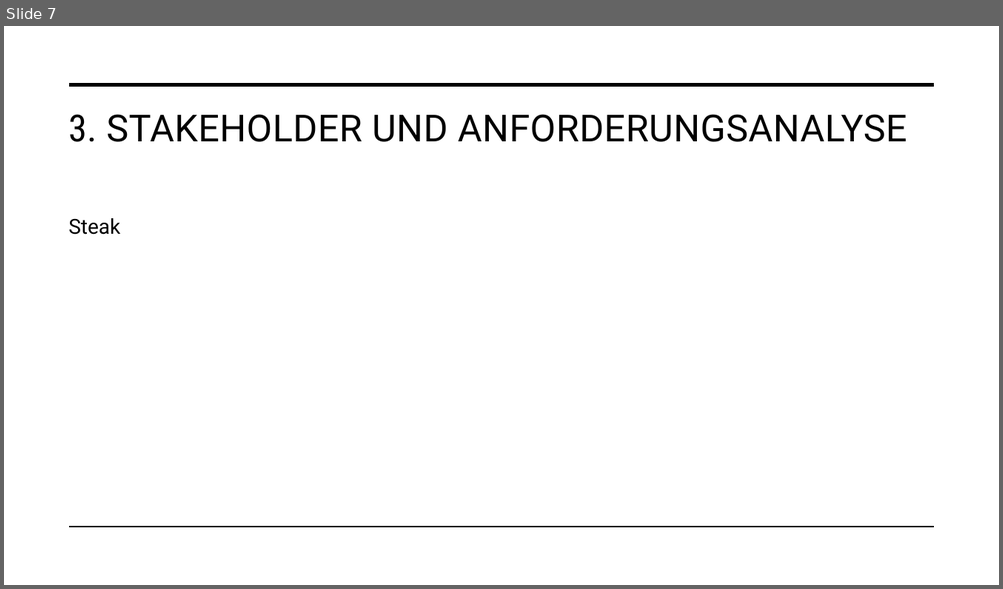
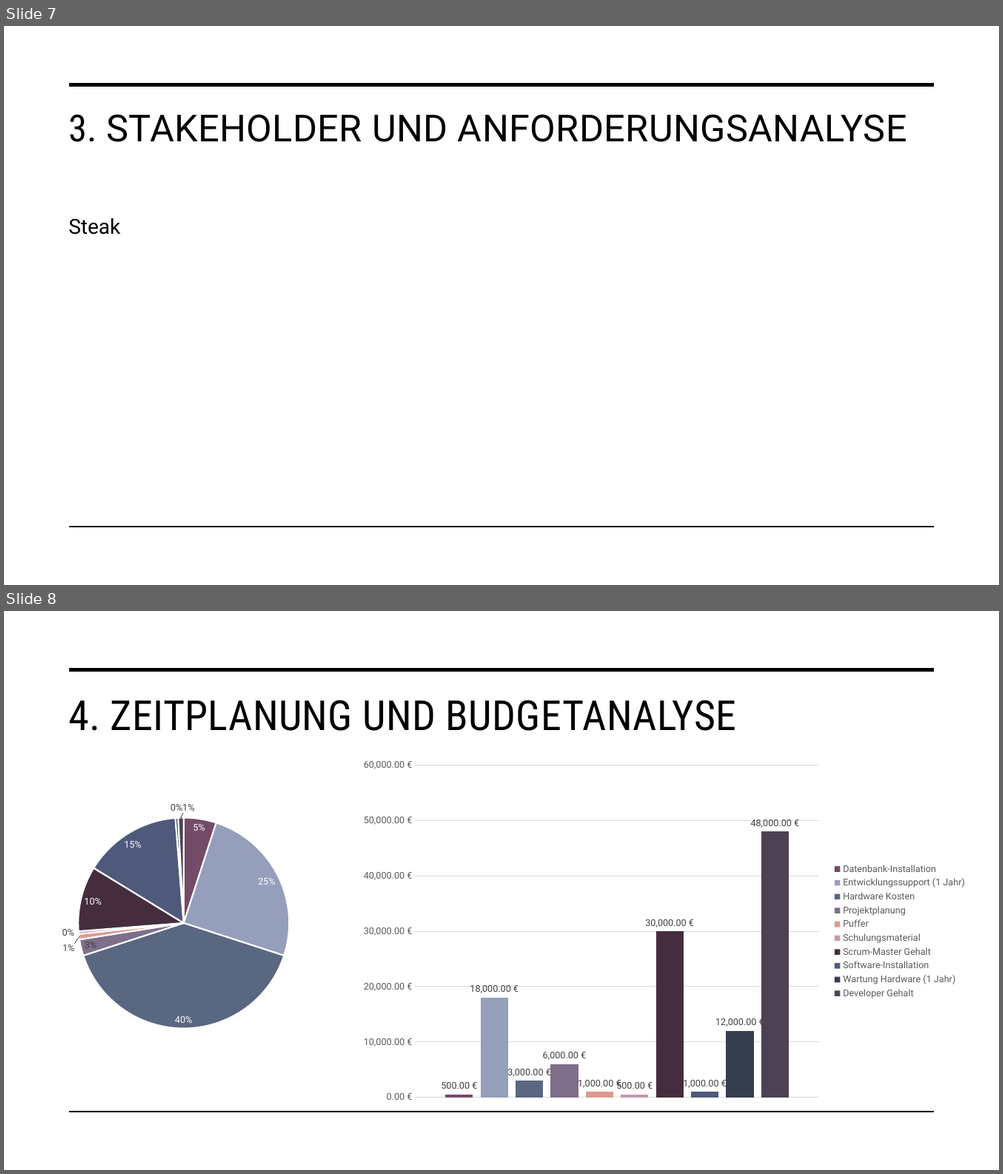
Before and after one commit to malu254/Eifrige-Otter-PM, a slide deck: Abgabe/Dokumentation/Präsentation.pptx. Shown one above the other, each under a label of ours: slide 7 before the commit, slides 7 and 8 after it. The pictures are 1003x589 and 1003x1174 pixels, drawn with LibreOffice and Linux fonts; fonts in the diff are those of the drawing. Boxes give left, top, right and bottom in pixels: in the first picture for what was removed or moved away, otherwise in the second. Text is boxed around its words. In the diff, an @@ line names an element or a change of style, - is before the commit and + after.

```diff
--- a/Abgabe/Dokumentation/Präsentation.pptx
+++ b/Abgabe/Dokumentation/Präsentation.pptx
@@ slide 8 added at [4,611,999,1170], background #FFFFFF; not listed: 2 template elements that a slide beside it also shows @@
@@ title added at [68,700,736,731], 40 pt, text #000000 @@
+4. ZEITPLANUNG UND BUDGETANALYSE
@@ column chart added at [351,753,974,1111] @@
+categories: 1
+Datenbank-Installation: 500
+Entwicklungssupport (1 Jahr): 18000
+Hardware Kosten: 3000
+Projektplanung: 6000
+Puffer: 1000
+Schulungsmaterial: 500
+Scrum-Master Gehalt: 30000
+Software-Installation: 1000
+Wartung Hardware (1 Jahr): 12000
+Developer Gehalt: 48000
@@ pie chart added at [4,792,374,1039] @@
+categories: 1, 2, 3, 4, 5, 6, 7, 8, 9, 10
+Series 1: 5, 25, 40, 2, 1, 0, 10, 15, 0, 1
```
Also in this commit, not shown: 1 slide changed, 1 other slide added, 1 slide removed, 4 other files.
